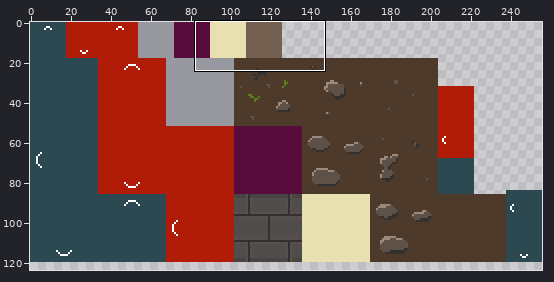
Sprite sheet -- libgdx/android/assets/atlas/worldtextures.png. The picture above shows the old version from afar; the outline marks the close-up.
Close-up. Earlier state:
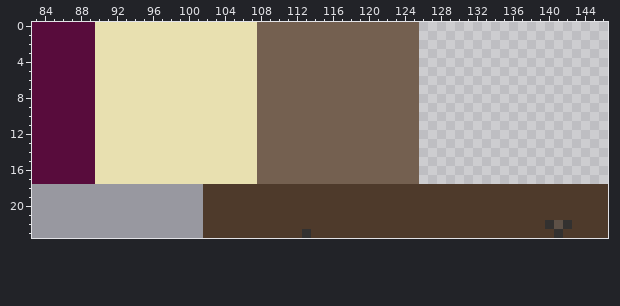
The file is 256x128 pixels. Shown: x 83..146, y 0..23. The wide view leaves out empty margins.
Now the later version:
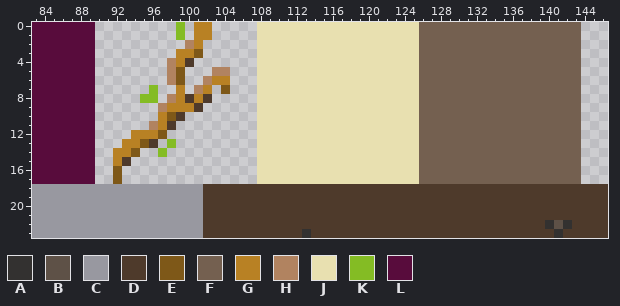
Palette (. is transparent): A #333130  B #5e5147  C #9898a0  D #4e3a2b  E #7e5818  F #746050  G #b88124  H #b18360  J #e8e0b0  K #84bc24  L #580c3c
The exact change:
@@ x 83..146 @@
- 0 LLLLLLLJJJJJJJJJJJJJJJJJJFFFFFFFFFFFFFFFFFF.....................
- 1 LLLLLLLJJJJJJJJJJJJJJJJJJFFFFFFFFFFFFFFFFFF.....................
- 2 LLLLLLLJJJJJJJJJJJJJJJJJJFFFFFFFFFFFFFFFFFF.....................
- 3 LLLLLLLJJJJJJJJJJJJJJJJJJFFFFFFFFFFFFFFFFFF.....................
- 4 LLLLLLLJJJJJJJJJJJJJJJJJJFFFFFFFFFFFFFFFFFF.....................
- 5 LLLLLLLJJJJJJJJJJJJJJJJJJFFFFFFFFFFFFFFFFFF.....................
- 6 LLLLLLLJJJJJJJJJJJJJJJJJJFFFFFFFFFFFFFFFFFF.....................
- 7 LLLLLLLJJJJJJJJJJJJJJJJJJFFFFFFFFFFFFFFFFFF.....................
- 8 LLLLLLLJJJJJJJJJJJJJJJJJJFFFFFFFFFFFFFFFFFF.....................
- 9 LLLLLLLJJJJJJJJJJJJJJJJJJFFFFFFFFFFFFFFFFFF.....................
-10 LLLLLLLJJJJJJJJJJJJJJJJJJFFFFFFFFFFFFFFFFFF.....................
-11 LLLLLLLJJJJJJJJJJJJJJJJJJFFFFFFFFFFFFFFFFFF.....................
-12 LLLLLLLJJJJJJJJJJJJJJJJJJFFFFFFFFFFFFFFFFFF.....................
-13 LLLLLLLJJJJJJJJJJJJJJJJJJFFFFFFFFFFFFFFFFFF.....................
-14 LLLLLLLJJJJJJJJJJJJJJJJJJFFFFFFFFFFFFFFFFFF.....................
-15 LLLLLLLJJJJJJJJJJJJJJJJJJFFFFFFFFFFFFFFFFFF.....................
-16 LLLLLLLJJJJJJJJJJJJJJJJJJFFFFFFFFFFFFFFFFFF.....................
-17 LLLLLLLJJJJJJJJJJJJJJJJJJFFFFFFFFFFFFFFFFFF.....................
+ 0 LLLLLLL.........K.GG.....JJJJJJJJJJJJJJJJJJFFFFFFFFFFFFFFFFFF...
+ 1 LLLLLLL.........K.GG.....JJJJJJJJJJJJJJJJJJFFFFFFFFFFFFFFFFFF...
+ 2 LLLLLLL..........HG......JJJJJJJJJJJJJJJJJJFFFFFFFFFFFFFFFFFF...
+ 3 LLLLLLL.........GGE......JJJJJJJJJJJJJJJJJJFFFFFFFFFFFFFFFFFF...
+ 4 LLLLLLL........HGD.......JJJJJJJJJJJJJJJJJJFFFFFFFFFFFFFFFFFF...
+ 5 LLLLLLL........HE...HH...JJJJJJJJJJJJJJJJJJFFFFFFFFFFFFFFFFFF...
+ 6 LLLLLLL........HE..HGG...JJJJJJJJJJJJJJJJJJFFFFFFFFFFFFFFFFFF...
+ 7 LLLLLLL......K..G.HG.E...JJJJJJJJJJJJJJJJJJFFFFFFFFFFFFFFFFFF...
+ 8 LLLLLLL.....KK.HGDGD.....JJJJJJJJJJJJJJJJJJFFFFFFFFFFFFFFFFFF...
+ 9 LLLLLLL.......HGGGD......JJJJJJJJJJJJJJJJJJFFFFFFFFFFFFFFFFFF...
+10 LLLLLLL.......GED........JJJJJJJJJJJJJJJJJJFFFFFFFFFFFFFFFFFF...
+11 LLLLLLL......HGD.........JJJJJJJJJJJJJJJJJJFFFFFFFFFFFFFFFFFF...
+12 LLLLLLL....GGGE..........JJJJJJJJJJJJJJJJJJFFFFFFFFFFFFFFFFFF...
+13 LLLLLLL...GGED.K.........JJJJJJJJJJJJJJJJJJFFFFFFFFFFFFFFFFFF...
+14 LLLLLLL..GGE..K..........JJJJJJJJJJJJJJJJJJFFFFFFFFFFFFFFFFFF...
+15 LLLLLLL..GD..............JJJJJJJJJJJJJJJJJJFFFFFFFFFFFFFFFFFF...
+16 LLLLLLL..E...............JJJJJJJJJJJJJJJJJJFFFFFFFFFFFFFFFFFF...
+17 LLLLLLL..E...............JJJJJJJJJJJJJJJJJJFFFFFFFFFFFFFFFFFF...
 18 CCCCCCCCCCCCCCCCCCCDDDDDDDDDDDDDDDDDDDDDDDDDDDDDDDDDDDDDDDDDDDDD
